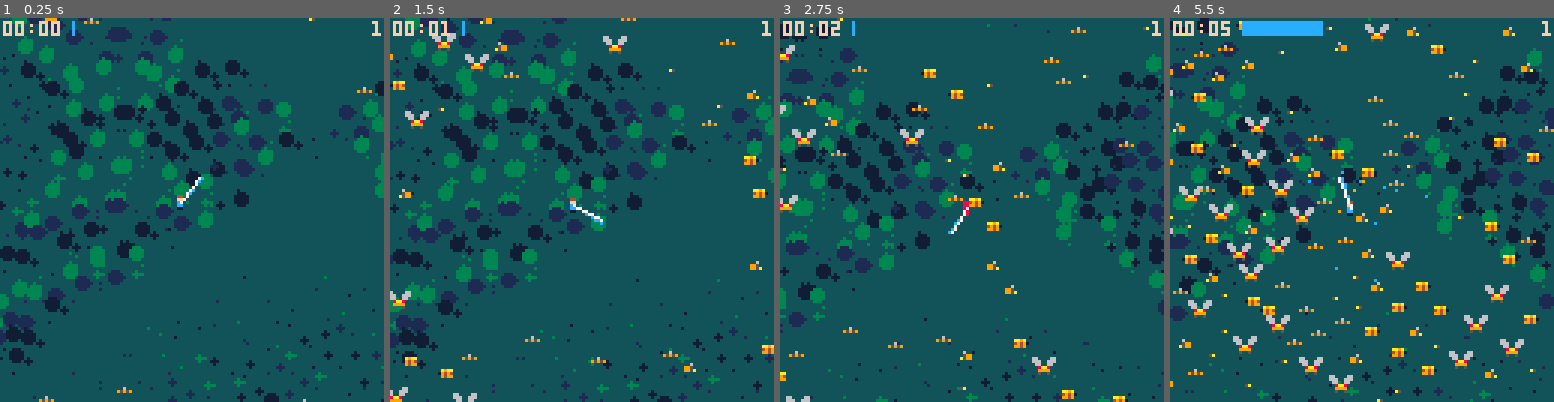
Above: before the commit, frames 1-4 (left to right).
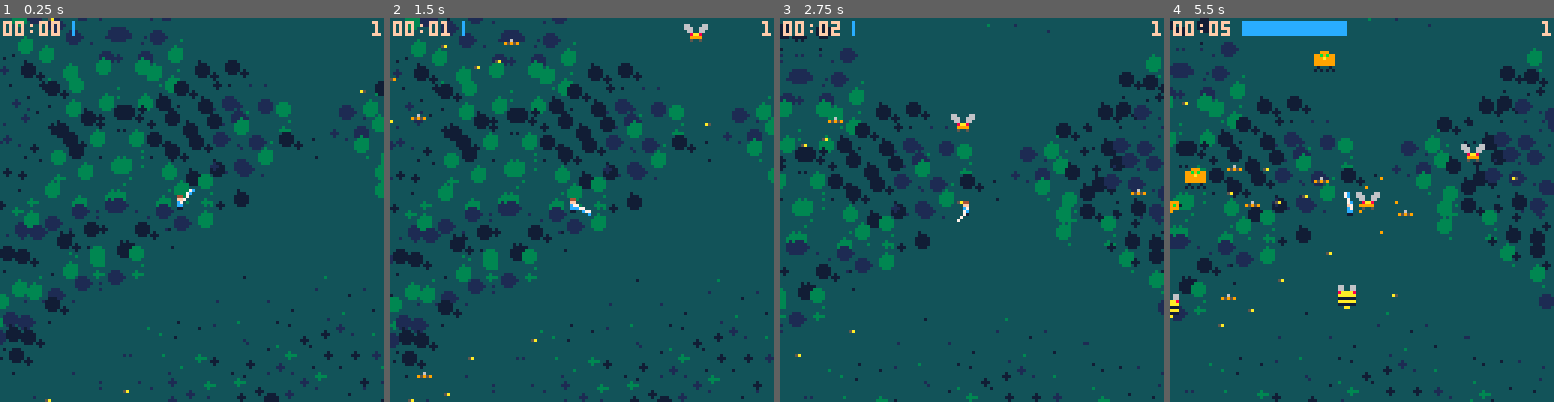
Above: after the commit, the same moments.

Repository: darabos/pico-8-projects
Game: PICO-8 cartridge buzz-survivor.p8
The game is run twice, just before and just after one commit, with the same random seed, the same clock (stepped at 60 frames per second) and the same inputs.
Inputs:
- Up to frame 1 (0.25 s): no input
- Up to frame 2 (1.5 s): no input
- Up to frame 3 (2.75 s): hold Right 1.6-2.1 s; hold Up 2.15-2.42 s; hold Right from 2.47 s (still down)
- Up to frame 4 (5.5 s): release Right at 3.03 s; hold Left 3.08-3.58 s; hold Down 3.63-3.97 s; hold Right 4.02-4.68 s; hold Up 4.73-5.03 s; hold Left from 5.08 s (still down)

The runs differ from the first frame. In frame 1, 0.2% of the frame differs, in the area x 10-97%, y 0-100%; in frame 2, 2.4%; in frame 3, 2.5%; in frame 4, 8.7%, in the area x 0-100%, y 0-100%.

Commit message:
New sprites by the family.

Diff:
--- a/buzz-survivor.p8
+++ b/buzz-survivor.p8
@@ -16,6 +16,7 @@
   end,
   update=function(s)
    s.phase+=1
+   s.len=p.level*5
    local last=nil
    for i=1,s.len\5 do
     local hx=p.x+5*i*cos(s.spd*s.phase)
@@ -226,7 +227,7 @@
    end
   end end
  end
- if #enemies<250 and rnd(100)<100 then
+ if #enemies<250 and rnd(100)<10 then
   add(enemies,newenemy())
  end
  --weapons
@@ -252,7 +253,10 @@
 function newenemy()
  local x,y=spawnpos()
  local e={x=x,y=y,hp=1,xp=1}
- e.spr=flr(rnd(5)+2)
+ r=rnd()^2
+ e.spr=flr(r*9+2)
+ e.hp=e.spr^2
+ e.xp=e.hp
  e.r=e.spr
  return e
 end
Not shown, changed: 25 lines of the sprite sheet (__gfx__) section of buzz-survivor.p8
